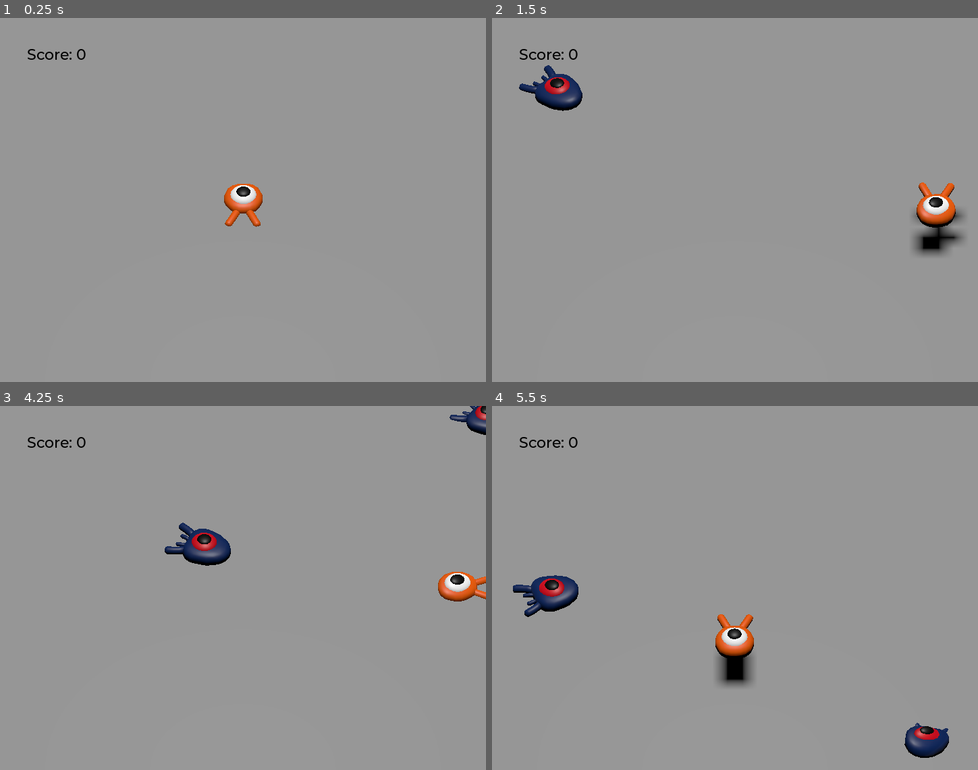
Above: before the commit, frames 1-4 (two rows, left to right).
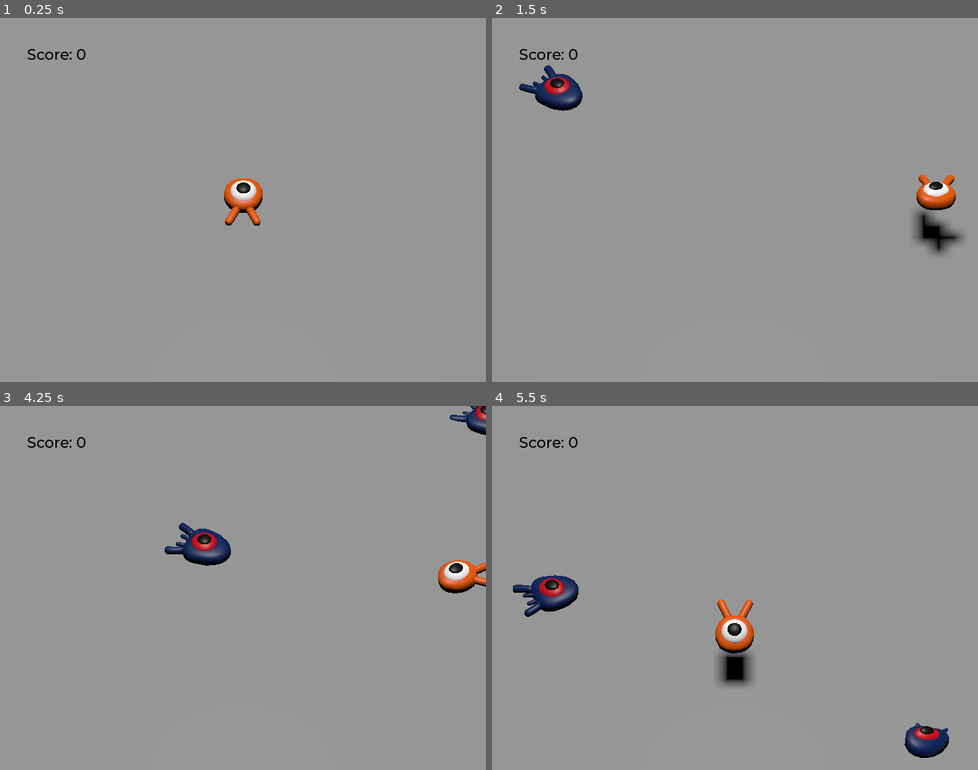
Above: after the commit, the same moments.

Repository: mrgolubeff/squash_the_creeps
Game: Godot game, scene res://scenes/main.tscn
The game is run twice, just before and just after one commit, with the same random seed, the same clock (stepped at 60 frames per second) and the same inputs.
Inputs:
- Up to frame 1 (0.25 s): no input
- Up to frame 2 (1.5 s): tap Enter (ui_accept) at 0.5 s; hold D (move_right) 0.53-1.28 s; tap Space (jump) at 0.6, 0.77, 1.07, 1.35 s; hold S (move_back) from 1.28 s (still down)
- Up to frame 3 (4.25 s): tap Space (jump) at 1.52, 1.82, 2.1, 2.85, 3.02, 3.32, 3.6, 3.77, 4.07 s; release S (move_back) at 2.03 s; hold D (move_right) 2.03-2.78 s; hold W (move_forward) 2.78-3.53 s; hold A (move_left) from 3.53 s (still down)
- Up to frame 4 (5.5 s): tap Space (jump) at 4.35, 4.52, 4.82, 5.1 s; release A (move_left) at 5.03 s; hold S (move_back) from 5.03 s (still down)

The runs differ from the first frame. In frame 1, 0.6% of the frame differs, in the area x 46-55%, y 44-58%; in frame 2, 1.3%, in the area x 86-98%, y 42-66%; in frame 3, 0.9%; in frame 4, 0.9%.

Commit message:
Animate the player

Diff:
--- a/scenes/player.tscn
+++ b/scenes/player.tscn
@@ -10,11 +10,74 @@
 height = 0.297807
 radius = 0.982474
 
+[sub_resource type="Animation" id="Animation_yub58"]
+resource_name = "float"
+length = 1.2
+loop_mode = 1
+tracks/0/type = "value"
+tracks/0/imported = false
+tracks/0/enabled = true
+tracks/0/path = NodePath("Pivot/Character:position")
+tracks/0/interp = 1
+tracks/0/loop_wrap = true
+tracks/0/keys = {
+"times": PackedFloat32Array(0.3, 0.7, 1.2),
+"transitions": PackedFloat32Array(0.420448, 2.07053, 1),
+"update": 0,
+"values": [Vector3(0, 0, 0), Vector3(0, 0.65, 0), Vector3(0, 0.35, 0)]
+}
+tracks/1/type = "value"
+tracks/1/imported = false
+tracks/1/enabled = true
+tracks/1/path = NodePath("Pivot/Character:rotation")
+tracks/1/interp = 1
+tracks/1/loop_wrap = true
+tracks/1/keys = {
+"times": PackedFloat32Array(0.1, 0.5, 1.2),
+"transitions": PackedFloat32Array(0.420448, 0.435275, 1),
+"update": 0,
+"values": [Vector3(0, 0, 0), Vector3(0.139626, 0, 0), Vector3(-0.15708, 0, 0)]
+}
+
+[sub_resource type="Animation" id="Animation_hek4g"]
+length = 0.001
+tracks/0/type = "value"
+tracks/0/imported = false
+tracks/0/enabled = true
+tracks/0/path = NodePath("Pivot/Character:position")
+tracks/0/interp = 1
+tracks/0/loop_wrap = true
+tracks/0/keys = {
+"times": PackedFloat32Array(0),
+"transitions": PackedFloat32Array(1),
+"update": 0,
+"values": [Vector3(0, 0, 0)]
+}
+tracks/1/type = "value"
+tracks/1/imported = false
+tracks/1/enabled = true
+tracks/1/path = NodePath("Pivot/Character:rotation")
+tracks/1/interp = 1
+tracks/1/loop_wrap = true
+tracks/1/keys = {
+"times": PackedFloat32Array(0),
+"transitions": PackedFloat32Array(1),
+"update": 0,
+"values": [Vector3(0, 0, 0)]
+}
+
+[sub_resource type="AnimationLibrary" id="AnimationLibrary_pkyf3"]
+_data = {
+"RESET": SubResource("Animation_hek4g"),
+"float": SubResource("Animation_yub58")
+}
+
 [node name="Player" type="CharacterBody3D"]
 collision_mask = 6
 script = ExtResource("1_1bqyd")
 
 [node name="Pivot" type="Node3D" parent="."]
+transform = Transform3D(1, 0, 0, 0, 1, 0, 0, 0, 1, 0, 0.272526, 0)
 
 [node name="Character" parent="Pivot" instance=ExtResource("1_qtgla")]
 
@@ -31,4 +94,10 @@
 transform = Transform3D(1, 0, 0, 0, 1, 0, 0, 0, 1, 0, 0.462519, 0)
 shape = SubResource("CylinderShape3D_ser68")
 
+[node name="AnimationPlayer" type="AnimationPlayer" parent="."]
+libraries = {
+"": SubResource("AnimationLibrary_pkyf3")
+}
+autoplay = "float"
+
 [connection signal="body_entered" from="MobDetector" to="." method="_on_mob_detector_body_entered"]
--- a/scripts/player.gd
+++ b/scripts/player.gd
@@ -25,6 +25,9 @@
 	if direction != Vector3.ZERO:
 		direction = direction.normalized()
 		$Pivot.basis = Basis.looking_at(direction)
+		$AnimationPlayer.speed_scale = 4
+	else:
+		$AnimationPlayer.speed_scale = 1
 
 	target_velocity.x = direction.x * speed
 	target_velocity.z = direction.z * speed
@@ -49,6 +52,7 @@
 
 	velocity = target_velocity
 	move_and_slide()
+	$Pivot.rotation.x = PI / 6 * velocity.y / jump_impulse
 
 
 func die():
Not shown: 1 places in scenes/player.tscn that only renumber resources
